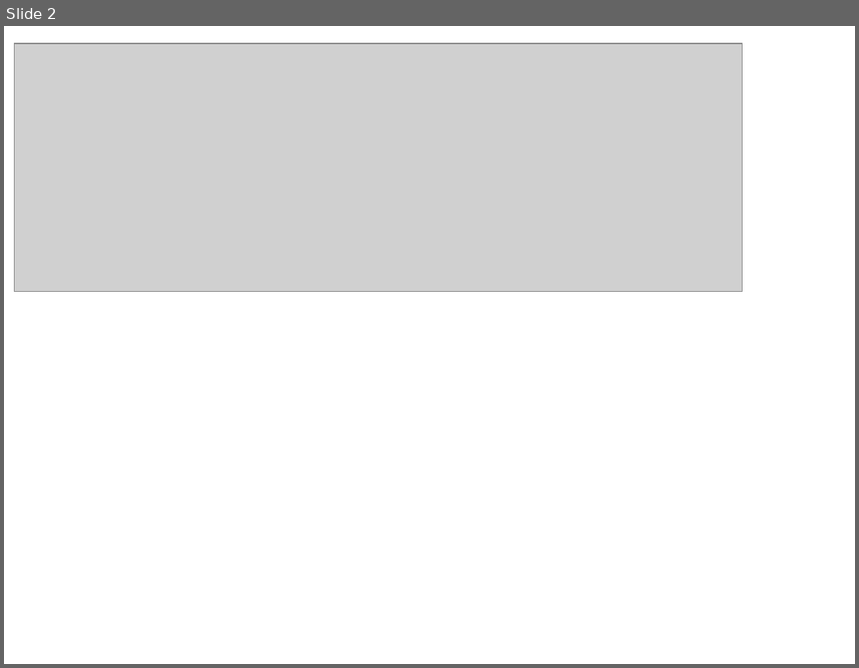
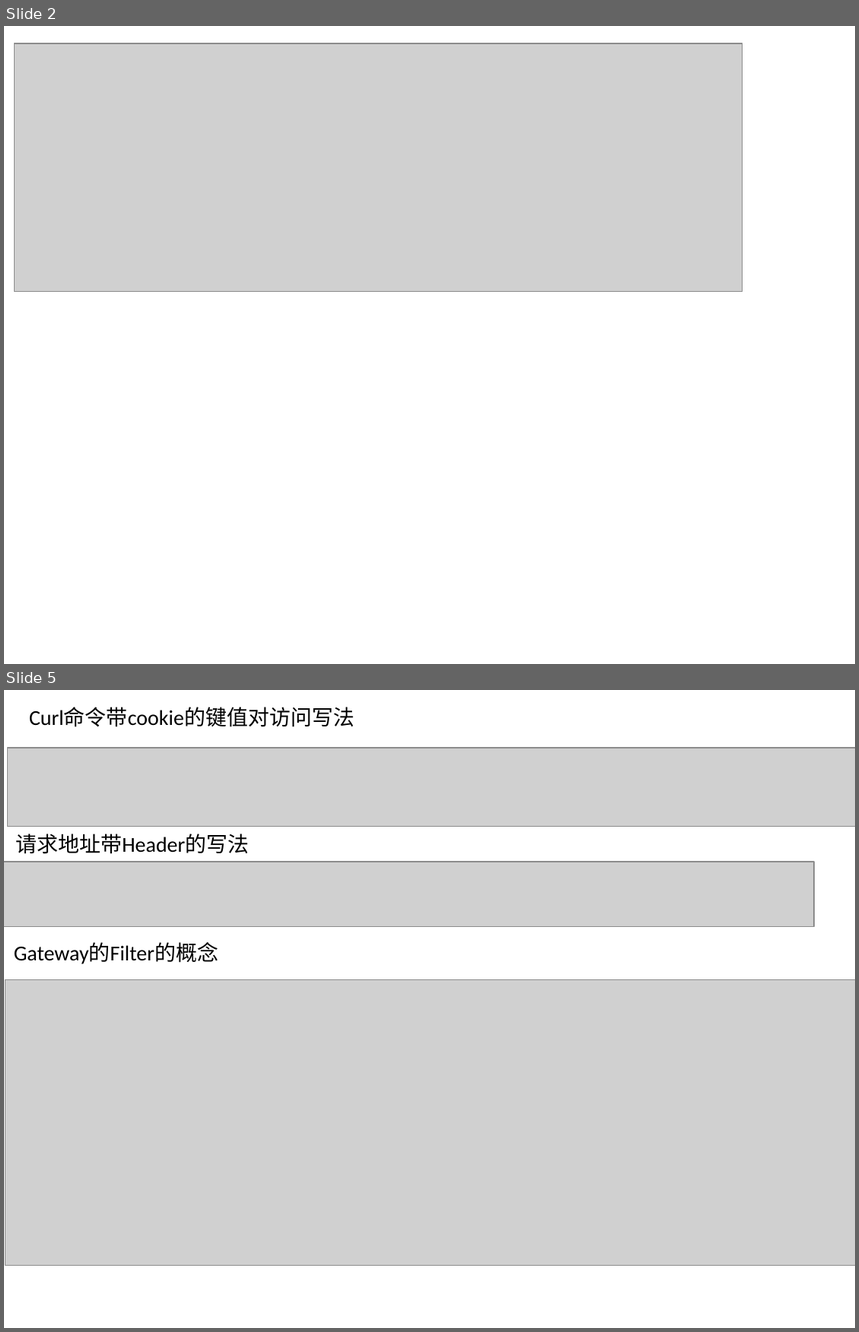
Before and after one commit to NicholasRabbit/springcloud, a slide deck: SpringCloud笔记/课程截图.pptx. Shown one above the other, each under a label of ours: slide 2 before the commit, slides 2 and 5 after it; the slides between them are not shown. The pictures are 859x668 and 859x1332 pixels, drawn with LibreOffice and Linux fonts; fonts in the diff are those of the drawing; grey boxes stand for pictures. Boxes give left, top, right and bottom in pixels: in the first picture for what was removed or moved away, otherwise in the second. Text is boxed around its words. In the diff, an @@ line names an element or a change of style, - is before the commit and + after.

```diff
--- a/SpringCloud笔记/课程截图.pptx
+++ b/SpringCloud笔记/课程截图.pptx
@@ slide 5 added at box(4, 690, 855, 1328), background #FFFFFF @@
@@ text added at box(29, 707, 354, 727), 18 pt, text #000000 @@
+Curl命令带cookie的键值对访问写法
@@ picture added at box(7, 748, 855, 827) @@
@@ text added at box(15, 834, 249, 854), 18 pt, text #000000 @@
+请求地址带Header的写法
@@ picture added at box(4, 862, 814, 926) @@
@@ text added at box(14, 943, 218, 964), 18 pt, text #000000 @@
+Gateway的Filter的概念
@@ picture added at box(6, 980, 855, 1265) @@
```
Also in this commit, not shown: 2 other slides added, 2 other files.
